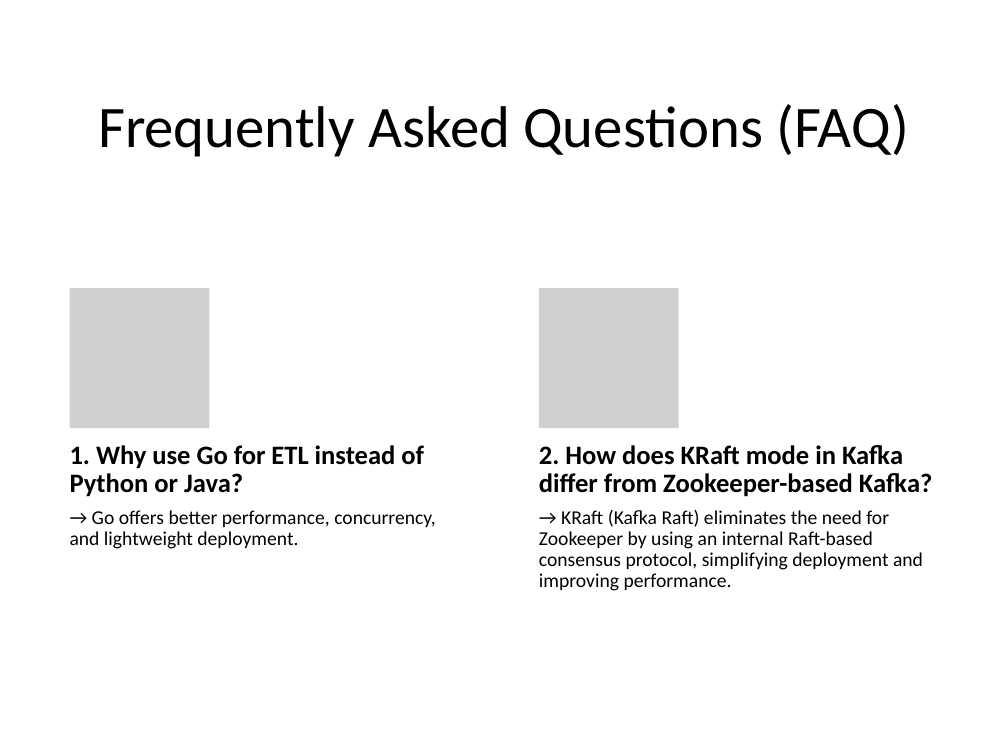
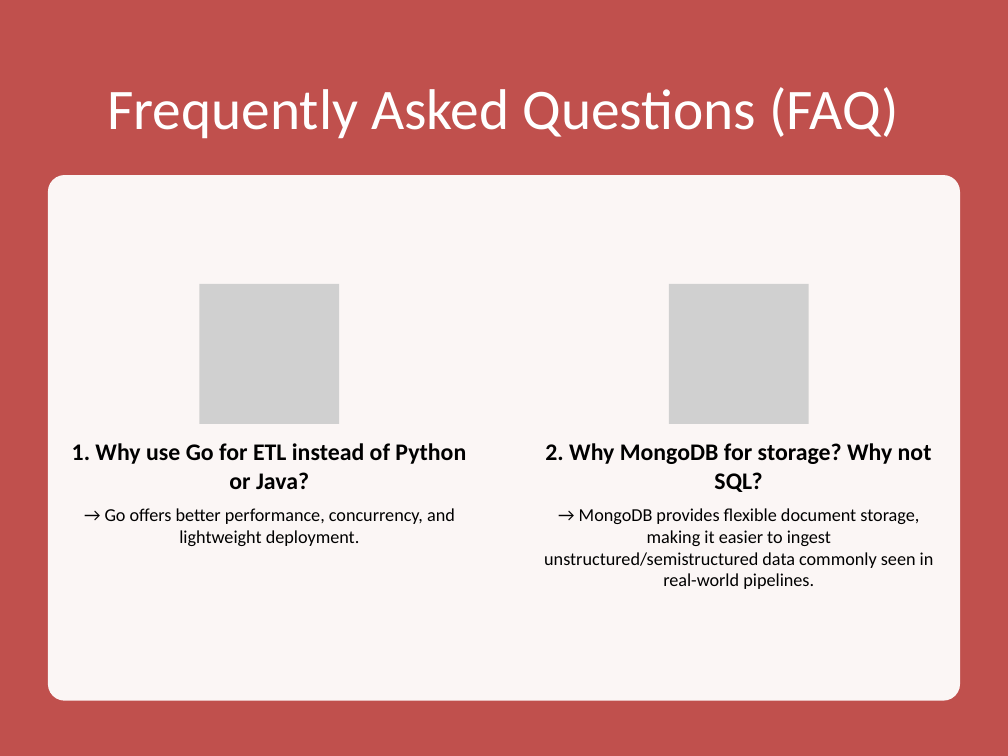
Before and after one commit to rahulsidpatil/go-k8s-data-pipeline, a slide deck: slide 18 of ppt-artifacts/go_k8s_data_pipeline_updated.pptx. Drawn at 1008x756 pixels with LibreOffice and Linux fonts; fonts in the diff are those of the drawing; grey boxes stand for pictures. Boxes give left, top, right and bottom in pixels: in the first picture for what was removed or moved away, otherwise in the second. Text is boxed around its words. In the diff, an @@ line names an element or a change of style, - is before the commit and + after.

```diff
--- a/ppt-artifacts/go_k8s_data_pipeline_updated.pptx
+++ b/ppt-artifacts/go_k8s_data_pipeline_updated.pptx
@@ rectangle added at (x1=0, y1=0, x2=1008, y2=756), fill #C0504D @@
@@ title "Frequently Asked Questions (FAQ)" moved from (x1=98, y1=104, x2=909, y2=157) to (x1=107, y1=87, x2=899, y2=139) @@
@@ title "Frequently Asked Questions (FAQ)" at (x1=107, y1=87, x2=899, y2=139): size 42 to 41 pt, text colour #000000 to #FFFFFF @@
@@ rounded rectangle added at (x1=48, y1=175, x2=961, y2=701), fill #FFFFFF at 95% opacity @@
@@ picture moved from (x1=70, y1=288, x2=210, y2=428) to (x1=200, y1=284, x2=340, y2=424) @@
@@ picture removed at (x1=539, y1=288, x2=679, y2=428) @@
@@ picture added at (x1=668, y1=284, x2=808, y2=424) @@
@@ text "1. Why use Go for ..." at (x1=72, y1=443, x2=466, y2=489): size 19 to 17 pt; alignment left to centre; line spacing 0.9 to 1 @@
@@ text removed at (x1=539, y1=445, x2=932, y2=497) @@
-2. How does KRaft mode in Kafka differ from Zookeeper-based Kafka?
@@ text added at (x1=545, y1=443, x2=932, y2=492), 17 pt, text #000000, bold @@
+2. Why MongoDB for storage? Why not SQL?
@@ text "→ Go offers better performance, ..." at (x1=105, y1=508, x2=455, y2=546): size 14 to 13 pt; alignment left to centre; line spacing 0.9 to 1 @@
@@ text at (x1=544, y1=508, x2=934, y2=589): text changed; size 14 to 13 pt @@
-→ KRaft (Kafka Raft) eliminates the need for Zookeeper by using an internal Raft-based consensus protocol, simplifying deployment and improving performance.
+→ MongoDB provides flexible document storage, making it easier to ingest unstructured/semistructured data commonly seen in real-world pipelines.
```
Also in this commit, not shown: 2 other files.
